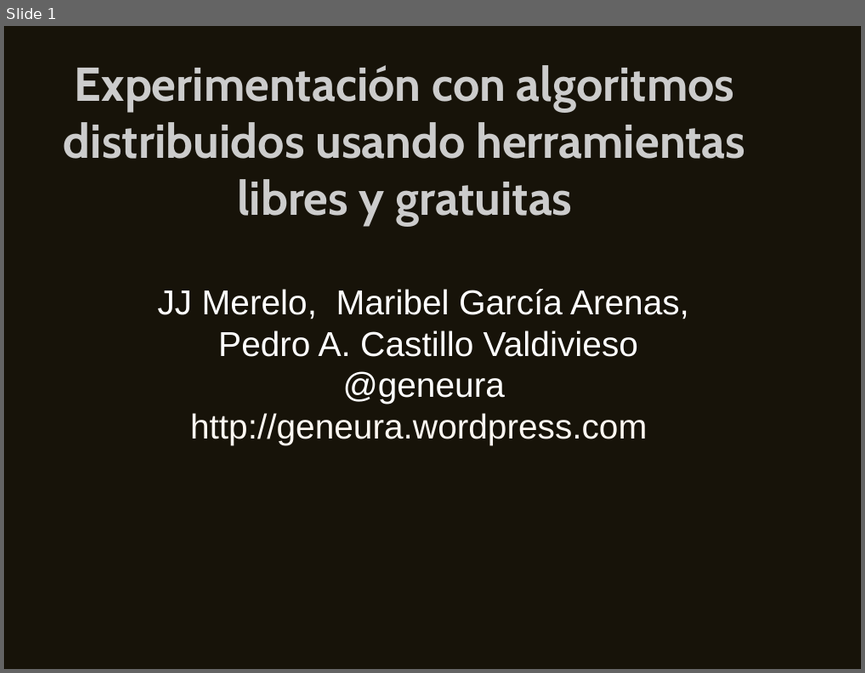
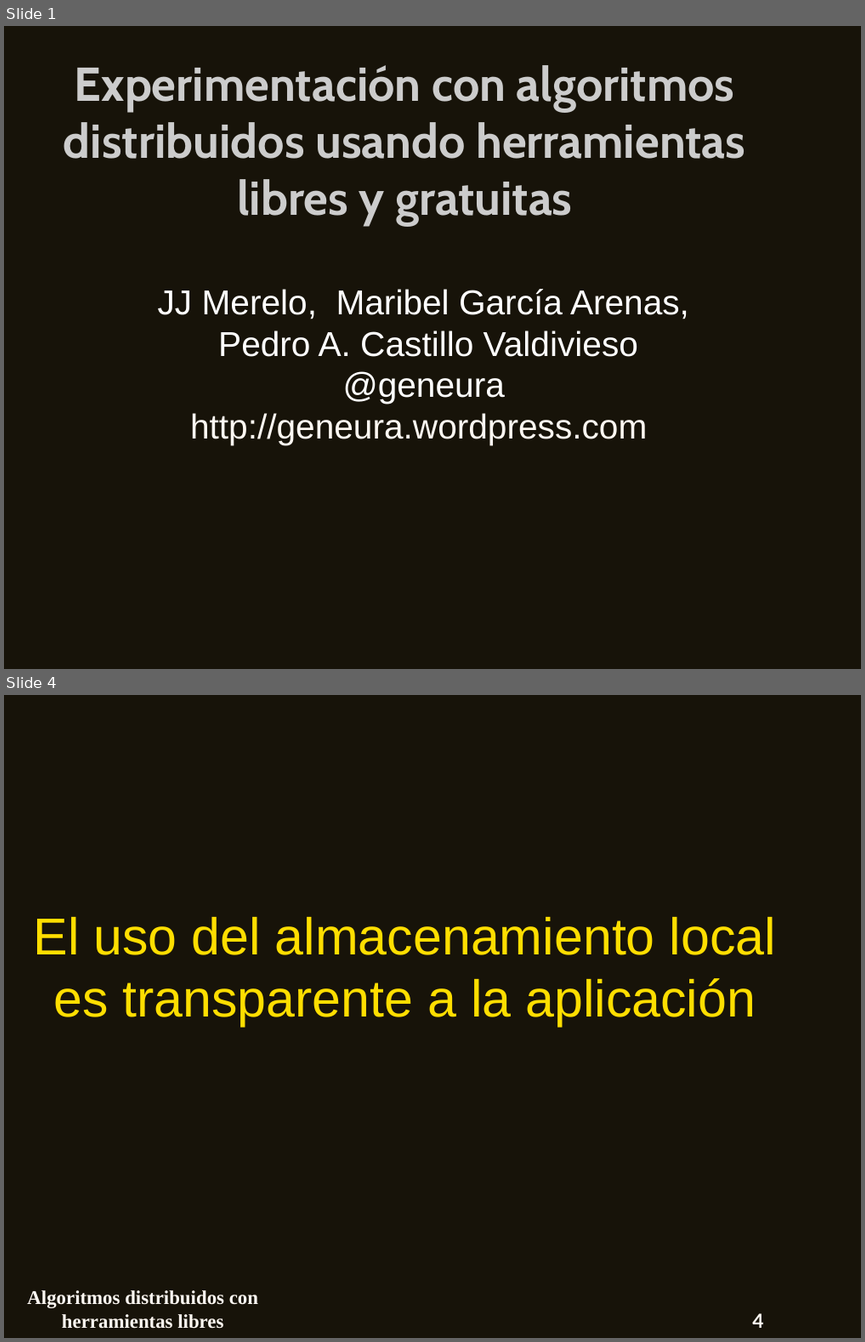
Before and after one commit to CANUBE/maeb-2013, a slide deck: presentacion.odp. Shown one above the other, each under a label of ours: slide 1 before the commit, slides 1 and 4 after it; the slides between them are not shown. The pictures are 865x673 and 865x1342 pixels, drawn with LibreOffice and Linux fonts; fonts in the diff are those of the drawing. Boxes give left, top, right and bottom in pixels: in the first picture for what was removed or moved away, otherwise in the second. Text is boxed around its words. In the diff, an @@ line names an element or a change of style, - is before the commit and + after.

```diff
--- a/presentacion.odp
+++ b/presentacion.odp
@@ slide 4 added at (x1=4, y1=695, x2=861, y2=1338), background #171309 @@
@@ subtitle added at (x1=33, y1=917, x2=776, y2=1026), 48 pt, text #FFDE00 @@
+El uso del almacenamiento local es transparente a la aplicación
@@ text added at (x1=27, y1=1290, x2=258, y2=1328), 18 pt, text #FDF8F2, bold @@
+Algoritmos distribuidos con herramientas libres
@@ page number added at (x1=752, y1=1313, x2=763, y2=1327), 18 pt, text #FDF8F2, bold @@
+4
```
Also in this commit, not shown: 12 other slides added, 4 slides removed.
